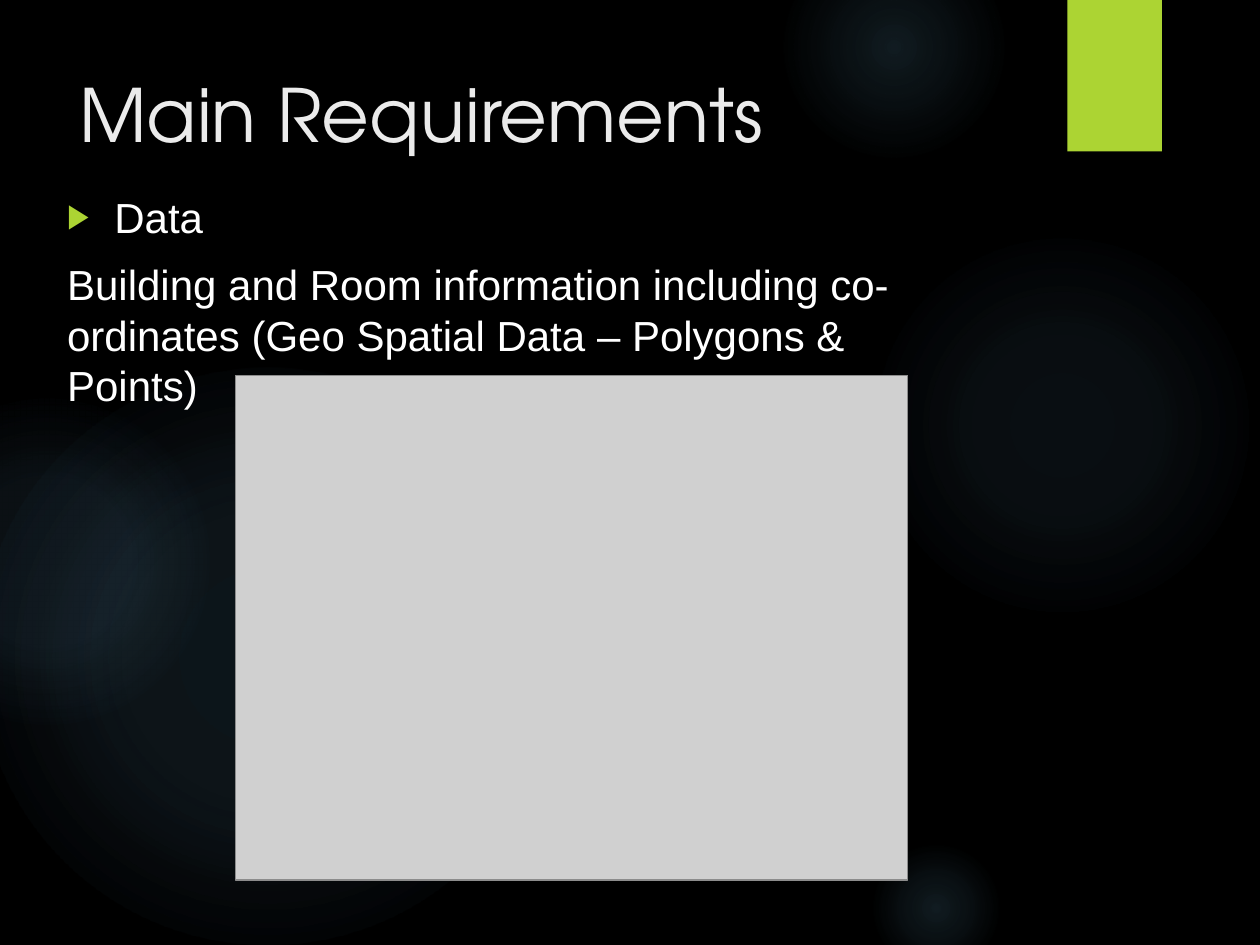
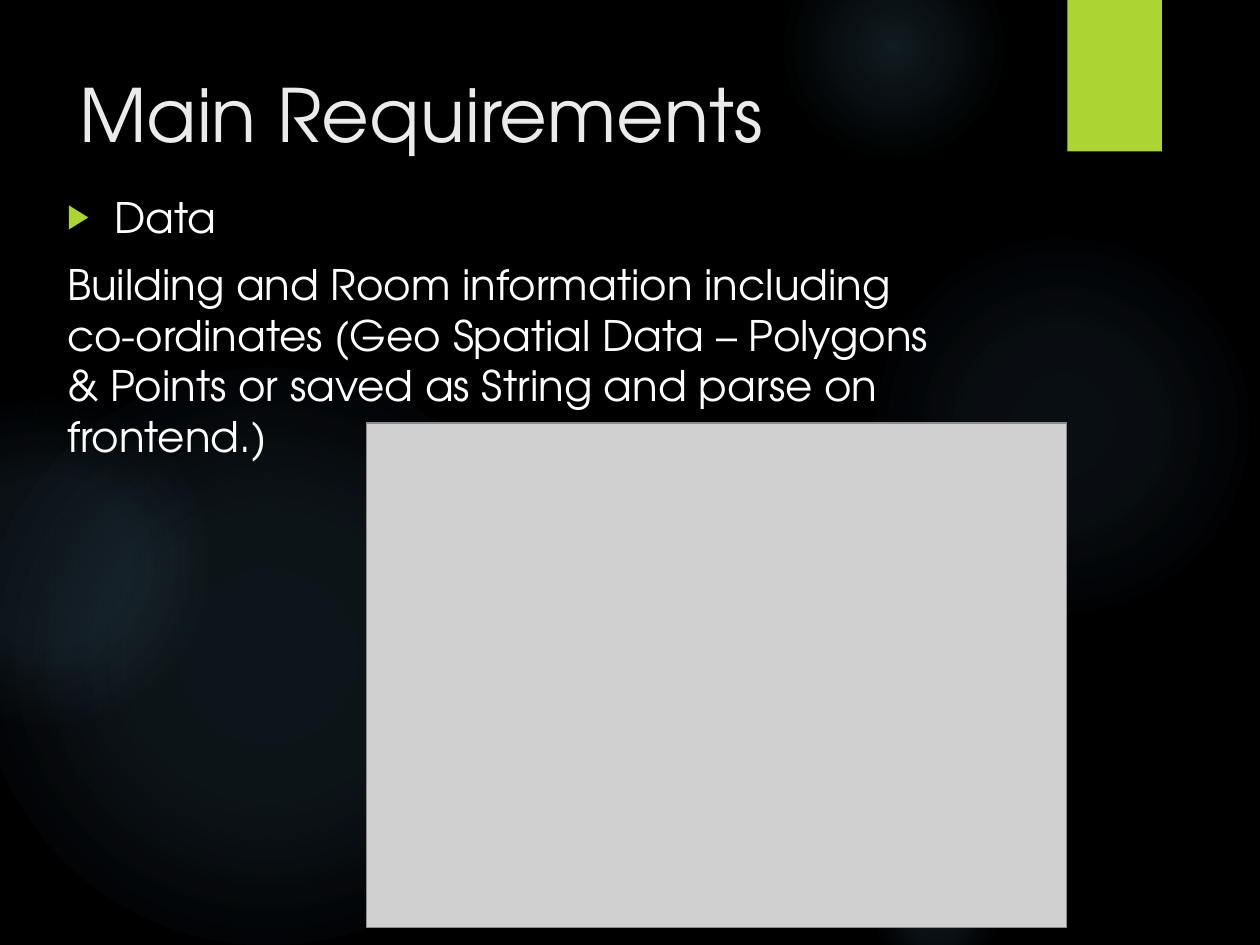
Before and after one commit to Virksaabnavjot/Documentation-MeetingRoom-Pro, a slide deck: slide 32 of Documentation/Final Presentaion/Presentation.pptx (slide 14 before the commit). Drawn at 1260x945 pixels with LibreOffice and Linux fonts; fonts in the diff are those of the drawing; grey boxes stand for pictures; background and template pictures are left out. Boxes give left, top, right and bottom in pixels: in the first picture for what was removed or moved away, otherwise in the second. Text is boxed around its words. In the diff, an @@ line names an element or a change of style, - is before the commit and + after.

```diff
--- a/Documentation/Final Presentaion/Presentation.pptx
+++ b/Documentation/Final Presentaion/Presentation.pptx
@@ text at box(114, 202, 216, 234): font Arial to TeX Gyre Adventor in "Data" @@
@@ text at box(67, 269, 929, 461): text changed; font Arial to TeX Gyre Adventor @@
-  Building and Room information including co-ordinates (Geo Spatial Data – Polygons & Points)
+  Building and Room information including co-ordinates (Geo Spatial Data – Polygons & Points or saved as String and parse on frontend.)
@@ picture: place and size @@
-picture at box(236, 375, 908, 881)
+picture at box(367, 423, 1067, 929)
```
Also in this commit, not shown: 14 other slides changed, 24 slides added, 4 slides removed, 1 other file.
